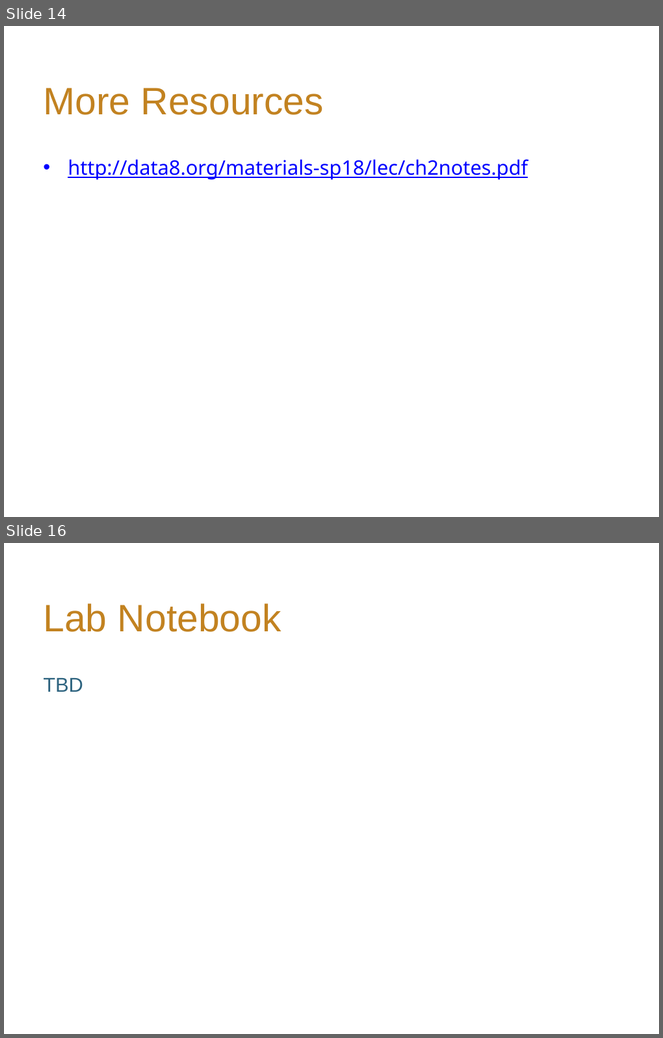
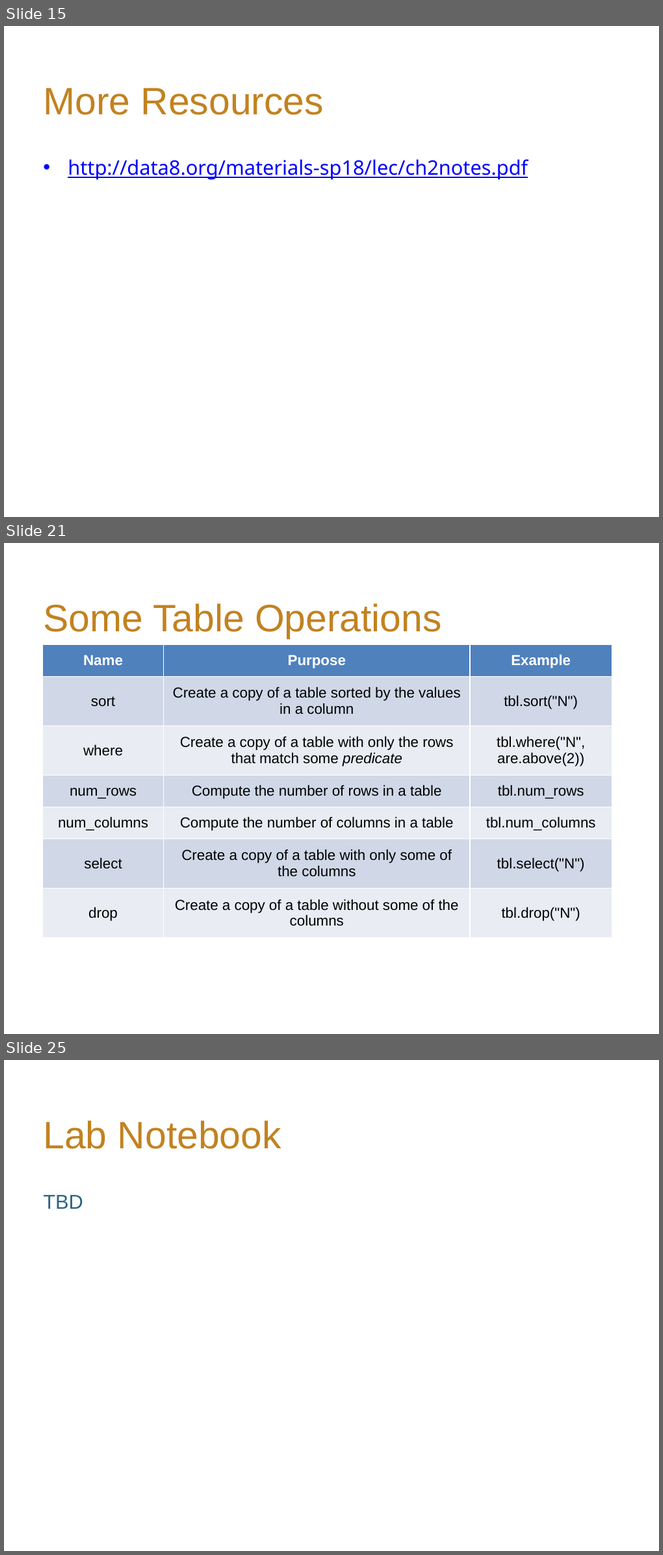
Before and after one commit to hLuo27/teaching, a slide deck: data8/slides/lab2.pptx. Shown one above the other, each under a label of ours: slides 14 and 16 before the commit, slides 15, 21 and 25 after it; the slides between them are not shown. The pictures are 663x1038 and 663x1555 pixels, drawn with LibreOffice and Linux fonts; fonts in the diff are those of the drawing; background and template pictures are left out. Boxes give left, top, right and bottom in pixels: in the first picture for what was removed or moved away, otherwise in the second. Text is boxed around its words. In the diff, an @@ line names an element or a change of style, - is before the commit and + after.

```diff
--- a/data8/slides/lab2.pptx
+++ b/data8/slides/lab2.pptx
@@ slide 21 added at (x1=4, y1=543, x2=659, y2=1034), background #FFFFFF @@
@@ title added at (x1=43, y1=603, x2=442, y2=639), 42 pt, text #C28220 @@
+Some Table Operations
@@ table added at (x1=42, y1=644, x2=612, y2=938), 7 rows, 3 columns @@
+Name | Purpose | Example
+sort | Create a copy of a table sorted by the values in a column | tbl.sort("N")
+where | Create a copy of a table with only the rows that match some predicate | tbl.where("N", are.above(2))
+num_rows | Compute the number of rows in a table | tbl.num_rows
+num_columns | Compute the number of columns in a table | tbl.num_columns
+select | Create a copy of a table with only some of the columns | tbl.select("N")
+drop | Create a copy of a table without some of the columns | tbl.drop("N")
@@ what was slide 14 is now slide 15 @@
@@ what was slide 16 is now slide 25 @@
```
Also in this commit, not shown: 4 slides changed, 9 other slides added, 1 slide removed, 9 other files.
